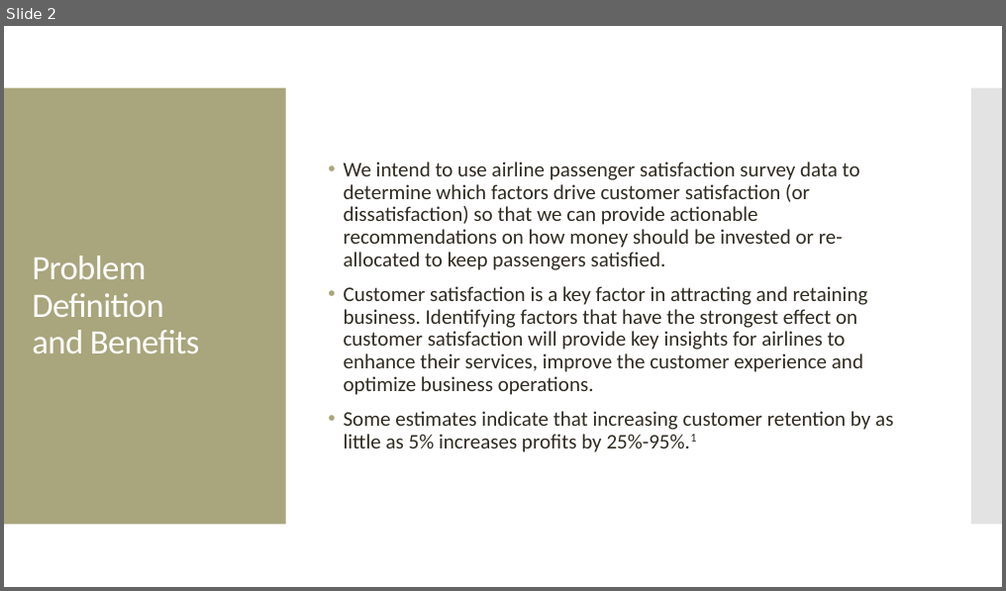
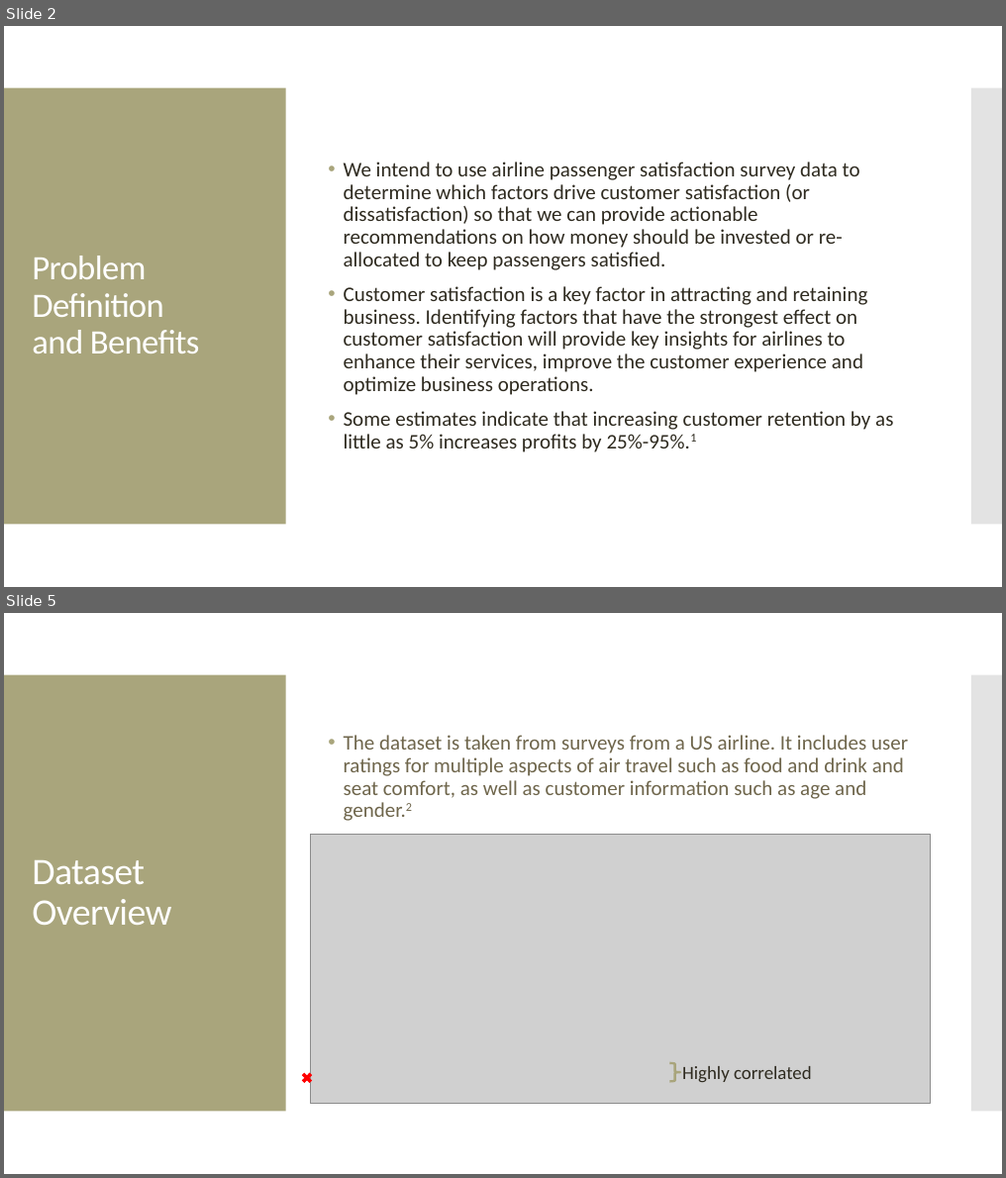
Before and after one commit to MGT-6203-Summer-2023-Edx/Team-6, a slide deck: Project Proposal/Team_6_Prop_Vid_Slides.pptx. Shown one above the other, each under a label of ours: slide 2 before the commit, slides 2 and 5 after it; the slides between them are not shown. The pictures are 1006x591 and 1006x1178 pixels, drawn with LibreOffice and Linux fonts; fonts in the diff are those of the drawing; grey boxes stand for pictures. Boxes give left, top, right and bottom in pixels: in the first picture for what was removed or moved away, otherwise in the second. Text is boxed around its words. In the diff, an @@ line names an element or a change of style, - is before the commit and + after.

```diff
--- a/Project Proposal/Team_6_Prop_Vid_Slides.pptx
+++ b/Project Proposal/Team_6_Prop_Vid_Slides.pptx
@@ slide 5 added at bbox=[4, 613, 1002, 1174], background #FFFFFF; not listed: 2 template elements that a slide beside it also shows @@
@@ text added at bbox=[344, 735, 908, 821], 20 pt, text #6F664C @@
+• The dataset is taken from surveys from a US airline. It includes user ratings for multiple aspects of air travel such as food and drink and seat comfort, as well as customer information such as age and gender.2
@@ picture added at bbox=[310, 835, 930, 1103] @@
@@ title added at bbox=[32, 861, 171, 925], 36 pt, text #FFFFFF @@
+Dataset Overview
@@ cross added at bbox=[300, 1070, 315, 1085], fill #FF0000 @@
@@ left brace added at bbox=[669, 1063, 680, 1081], outline #A9A57C 2.25 pt @@
@@ text added at bbox=[682, 1066, 812, 1082], 18 pt, text #2F2B20 @@
+Highly correlated
```
Also in this commit, not shown: 6 slides changed, 3 other slides added.
